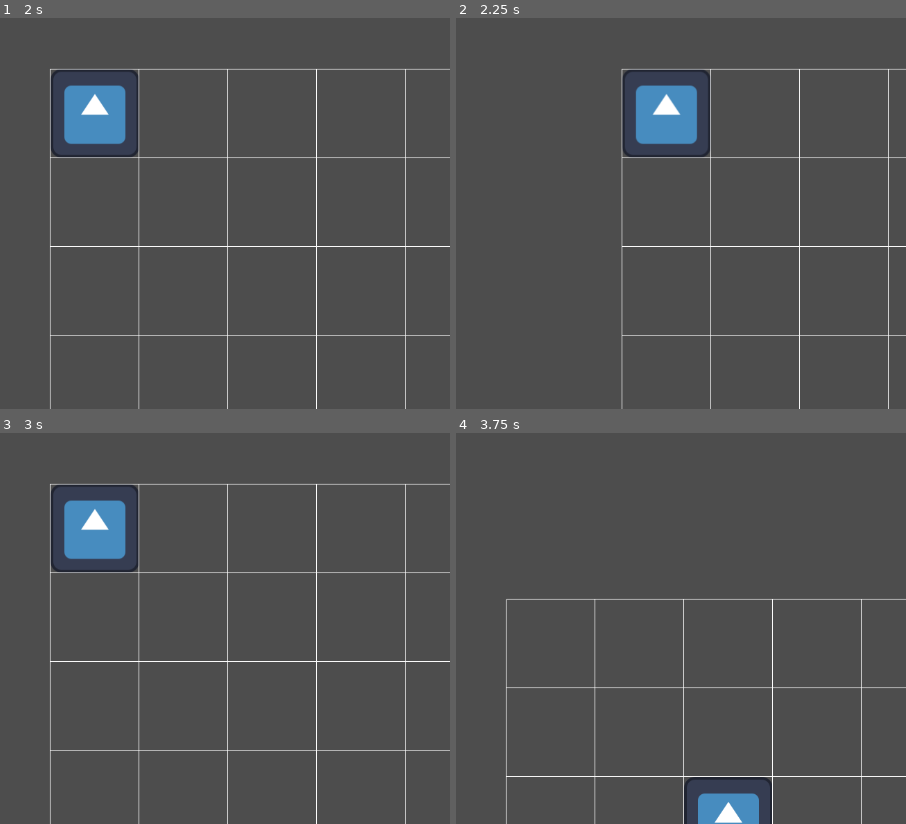
Above: before the commit, frames 1-4 (two rows, left to right).
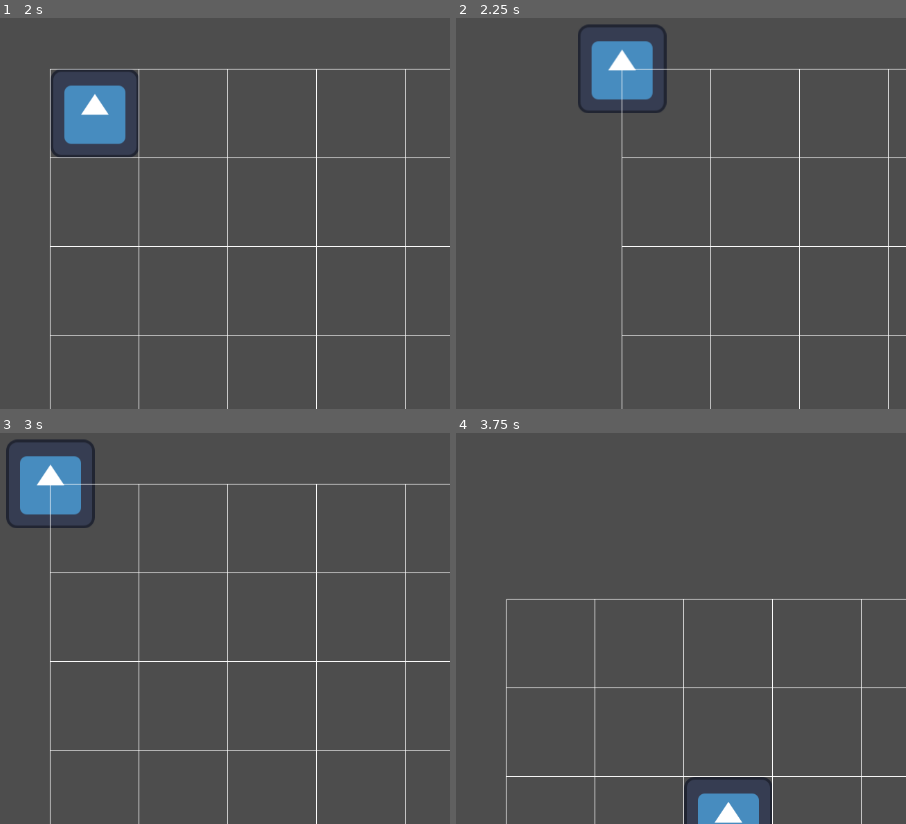
Above: after the commit, the same moments.

Repository: rlaa54/Shapeshifter
Game: Godot game, scene res://Main.tscn
The game is run twice, just before and just after one commit, with the same random seed, the same clock (stepped at 60 frames per second) and the same inputs. The engine's default icon, where the game draws it, is replaced by a stand-in: a white triangle on a blue panel in a dark square.
Inputs (mouse positions are in pixels of both pictures, inside the frame that each line leads up to):
- Up to frame 1 (2 s): tap Enter at 0.5 s; move the mouse to (225, 162) at 0.52 s; press the mouse at (225, 162) at 0.53 s; tap Space at 1.25 s; move the mouse to (outside the picture) at 1.27 s; release the mouse at (outside the picture) at 1.28 s; tap Down (cam_down) at 1.35 s; click (outside the picture) at 1.55 s
- Up to frame 2 (2.25 s): tap Enter at 2 s; move the mouse to (586, 84) at 2.02 s; press the mouse at (586, 84) at 2.03 s; tap Left (cam_left) at 2.1 s
- Up to frame 3 (3 s): tap Space at 2.75 s; move the mouse to (9, 691) at 2.77 s; release the mouse at (9, 691) at 2.78 s; tap Right (cam_right) at 2.85 s
- Up to frame 4 (3.75 s): click (465, 691) at 3.05 s; tap Enter at 3.5 s; move the mouse to (744, 667) at 3.52 s; press the mouse at (744, 667) at 3.53 s; tap Up (cam_up) at 3.6 s

Frame 1 is identical in both runs. In frame 2, 4.8% of the frame differs, in the area x 27-57%, y 1-36%; in frame 3, 4.8%; in frame 4, nothing differs.
Error after the commit: Invalid access of index '0' on a base object of type: 'PackedVector2Array'. (res://Character/character_base.gd:30)

Commit message:
버그 수정
루프 상에서 move_to가 불필요하게 한 번 더 실행돼서 tu가 한 번 더 소모되던 버그 해결

Diff:
--- a/Character/character_base.gd
+++ b/Character/character_base.gd
@@ -1,41 +1,38 @@
 extends CharacterBody2D
 
-enum State { IDLE, FOLLOW }
-
-# @export var speed: float = 200.0
 @export var maxTimeUnit: int = 100
 @export var curTimeUnit: int = 0
 
-var _state = State.IDLE
-# var _velocity = Vector2()
-
 @onready var tile_map_layer = $"../TileMapLayer"
 
-var _click_position = Vector2()
-var _path = PackedVector2Array()
-var _next_point = Vector2()
+var click_position = Vector2()
+var path = PackedVector2Array()
+var next_point = Vector2()
+
+var is_moving = false
 
 func _ready():
-	change_state(State.IDLE)
 	curTimeUnit = maxTimeUnit
 
 func _process(_delta):
-	if _state != State.FOLLOW:
+	if !(is_moving):
 		return
-	if _path.is_empty():
-		change_state(State.IDLE)
-		return
-	move_to(_next_point)
+	move_to(next_point)
 
 func _unhandled_input(event):
-	_click_position = get_global_mouse_position()
-	if tile_map_layer.is_point_walkable(_click_position):
+	click_position = get_global_mouse_position()
+	if tile_map_layer.is_point_walkable(click_position):
 		if event.is_action_pressed(&"move_to"):
-			change_state(State.FOLLOW)
+			path = tile_map_layer.find_path(position, click_position)
+			# 시작 지점을 제거
+			path.remove_at(0)
+			is_moving = true
+			next_point = path[0]
+
 
 func move_to(local_position):
 	print("이동전타임유닛:",curTimeUnit)
-	if position.distance_to(local_position) == 128:
+	if position.distance_to(local_position) <= 128:
 		curTimeUnit -= 4
 		print("-4")
 	else :
@@ -43,21 +40,9 @@
 		print("-6")
 	print("이동후타임유닛:",curTimeUnit, "\n")
 	position = local_position
-	_path.remove_at(0)
-	if _path.is_empty():
-		change_state(State.IDLE)
+	path.remove_at(0)
+	if path.size() <= 0:
+		is_moving = false
+		tile_map_layer.clear_path()
 		return
-	_next_point = _path[0]
-
-func change_state(new_state):
-	if new_state == State.IDLE:
-		tile_map_layer.clear_path()
-	elif new_state == State.FOLLOW:
-		_path = tile_map_layer.find_path(position, _click_position)
-		if _path.size() < 2:
-			change_state(State.IDLE)
-			return
-		# The index 0 is the starting cell.
-		# We don't want the character to move back to it in this example.
-		_next_point = _path[1]
-	_state = new_state
+	next_point = path[0]
